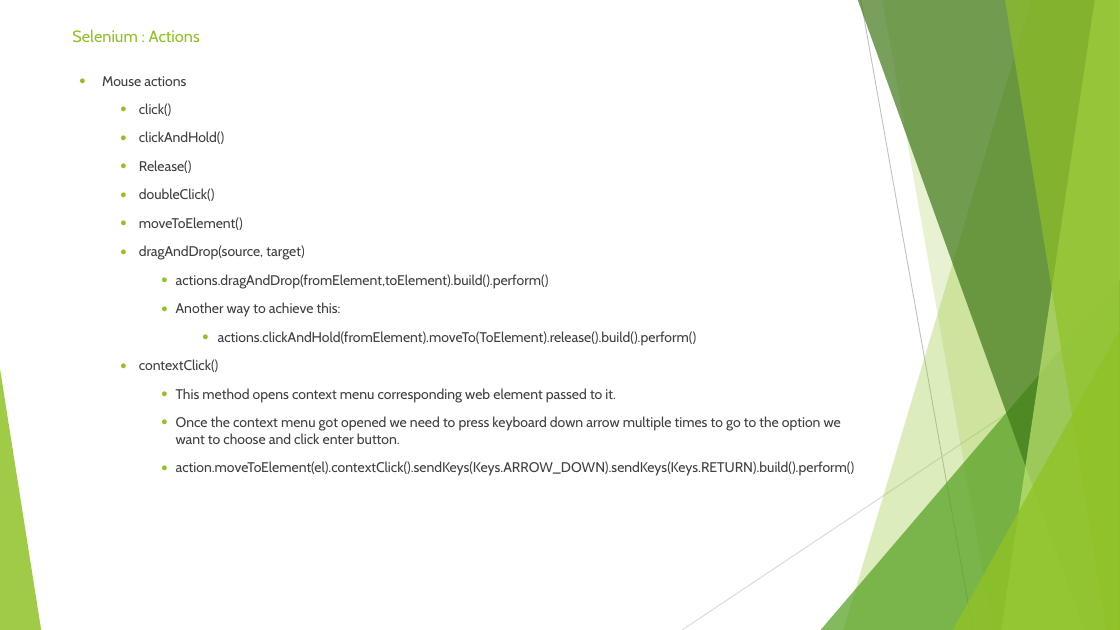
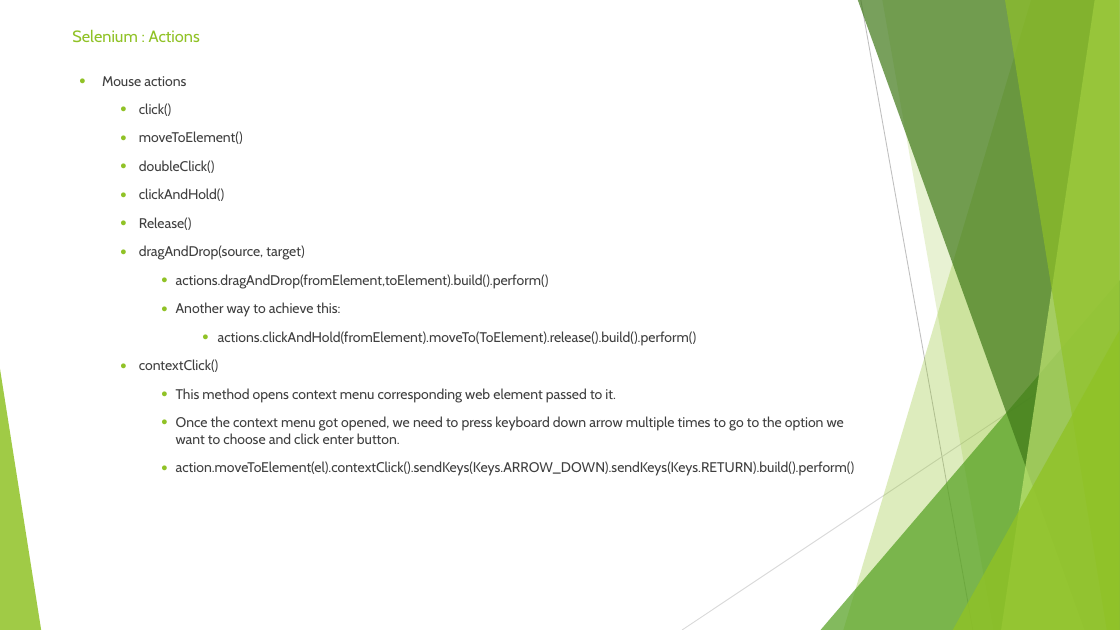
Before and after one commit to sidissir/mk-selenium-training, a slide deck: slide 30 of SeleniumPPT.pptx (slide 27 before the commit). Drawn at 1120x630 pixels with LibreOffice and Linux fonts; fonts in the diff are those of the drawing. Boxes give left, top, right and bottom in pixels: in the first picture for what was removed or moved away, otherwise in the second. Text is boxed around its words. In the diff, an @@ line names an element or a change of style, - is before the commit and + after.

Commit message:
Actions

```diff
--- a/SeleniumPPT.pptx
+++ b/SeleniumPPT.pptx
@@ text at box(139, 131, 243, 173): paragraphs added @@
+  ● moveToElement()
+  ● doubleClick()
@@ text at box(139, 188, 243, 230): paragraphs removed @@
-  ● doubleClick()
-  ● moveToElement()
@@ text at box(176, 416, 844, 444): text changed @@
-    ● Once the context menu got opened we need to press keyboard down arrow multiple times to go to the option we want to choose and click enter button.
+    ● Once the context menu got opened, we need to press keyboard down arrow multiple times to go to the option we want to choose and click enter button.
```
Also in this commit, not shown: 4 other slides changed, 3 slides added, 17 other files.
